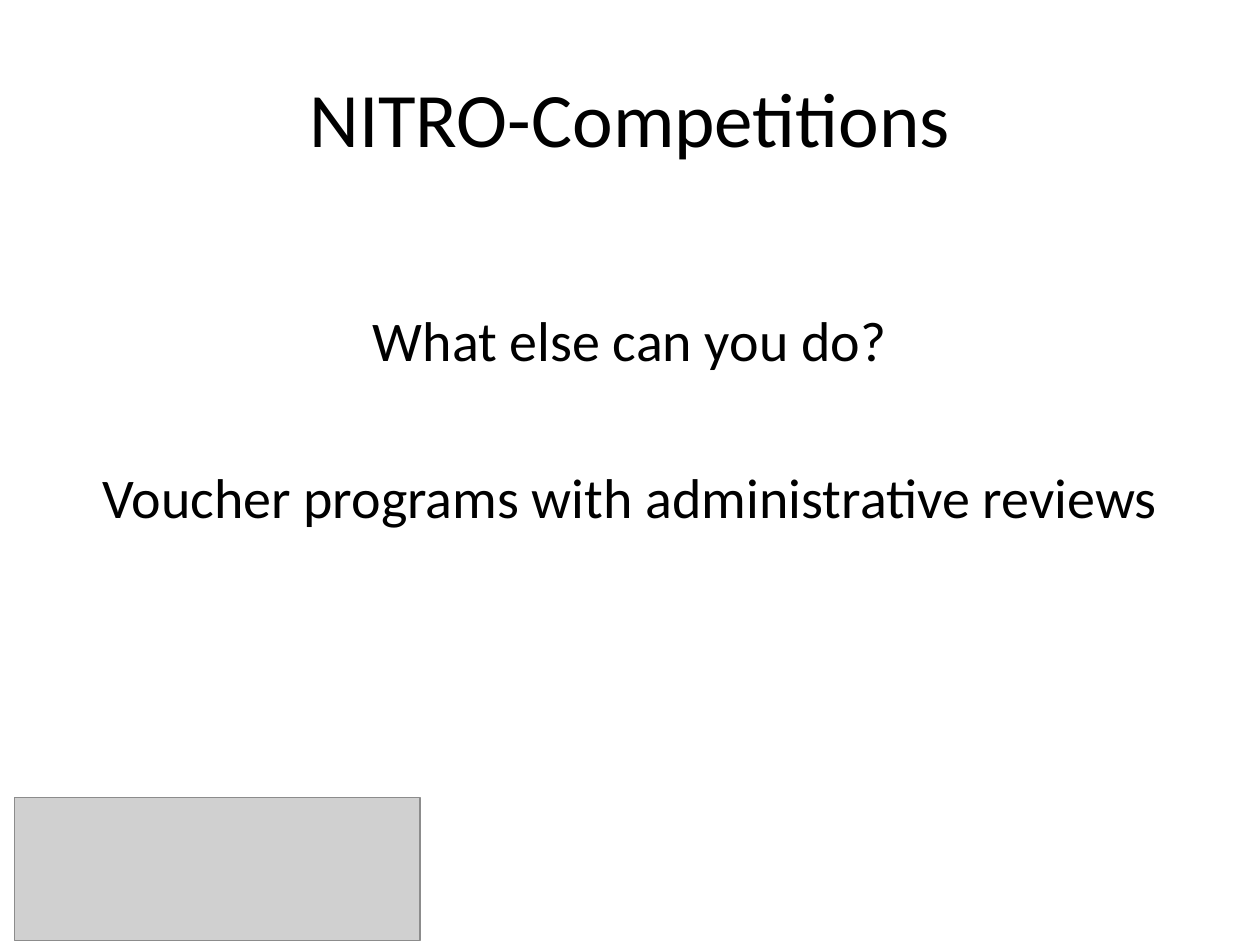
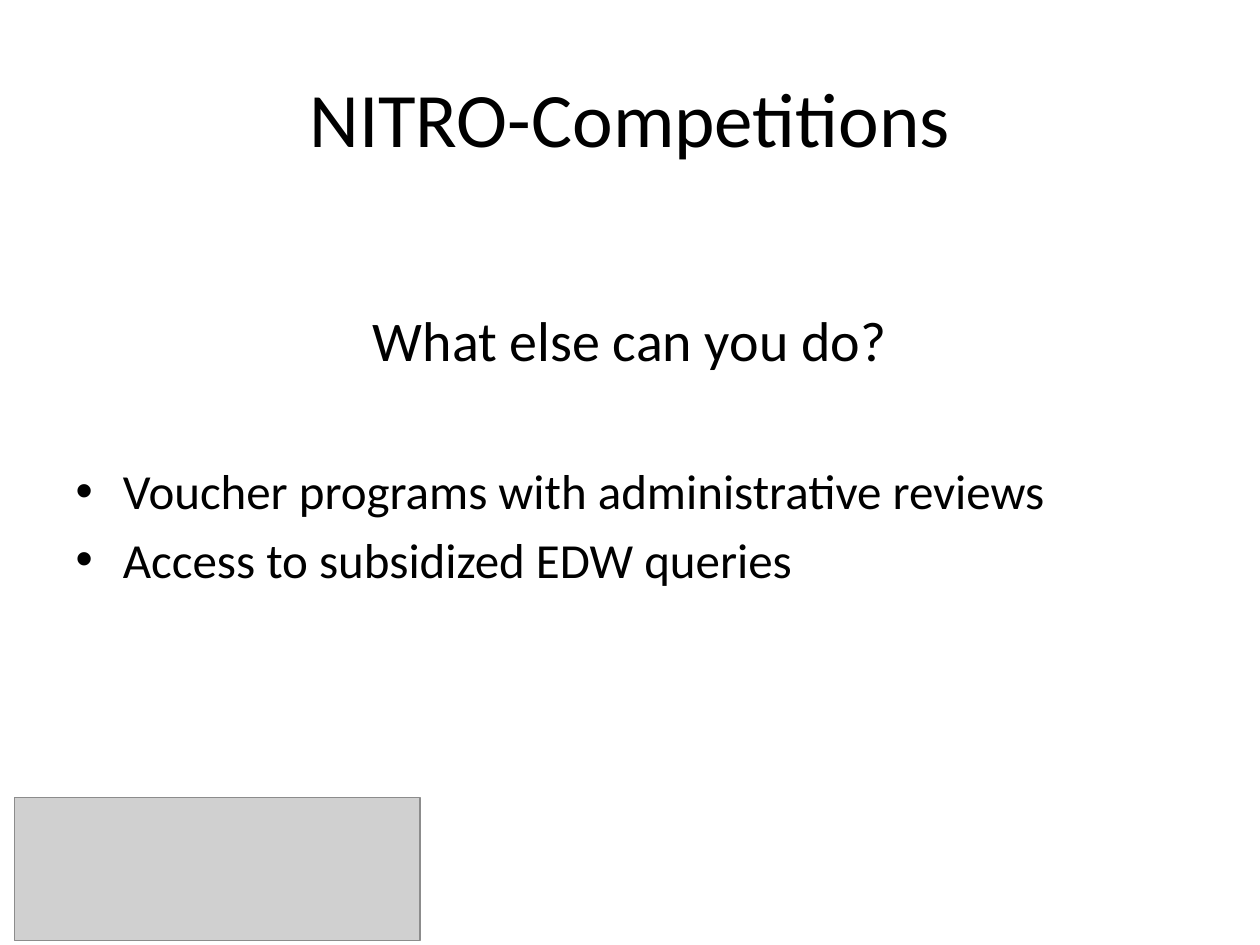
Before and after one commit to NUBIC/nitro-competitions, a slide deck: slide 23 of doc/presentations/20141107_NITRO-Competitions_CTS-AMIA.pptx (slide 22 before the commit). Drawn at 1260x945 pixels with LibreOffice and Linux fonts; fonts in the diff are those of the drawing; grey boxes stand for pictures; background and template pictures are left out. Boxes give left, top, right and bottom in pixels: in the first picture for what was removed or moved away, otherwise in the second. Text is boxed around its words. In the diff, an @@ line names an element or a change of style, - is before the commit and + after.

```diff
--- a/doc/presentations/20141107_NITRO-Competitions_CTS-AMIA.pptx
+++ b/doc/presentations/20141107_NITRO-Competitions_CTS-AMIA.pptx
@@ text at bbox=[123, 475, 1045, 518]: size 32 to 28 pt in "Voucher programs with administrative reviews"; alignment centre to left; bullet none to • @@
@@ text at bbox=[123, 544, 792, 586]: paragraph added @@
+• Access to subsidized EDW queries
```
Also in this commit, not shown: 1 other slide changed, 1 slide added.
